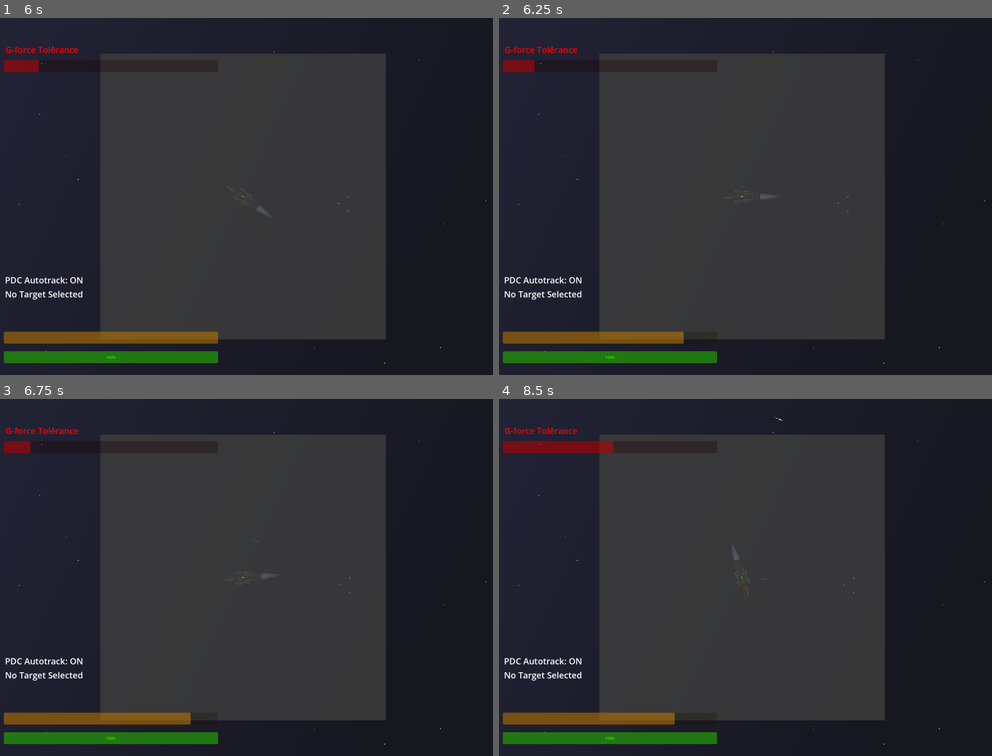
Above: before the commit, frames 1-4 (two rows, left to right).
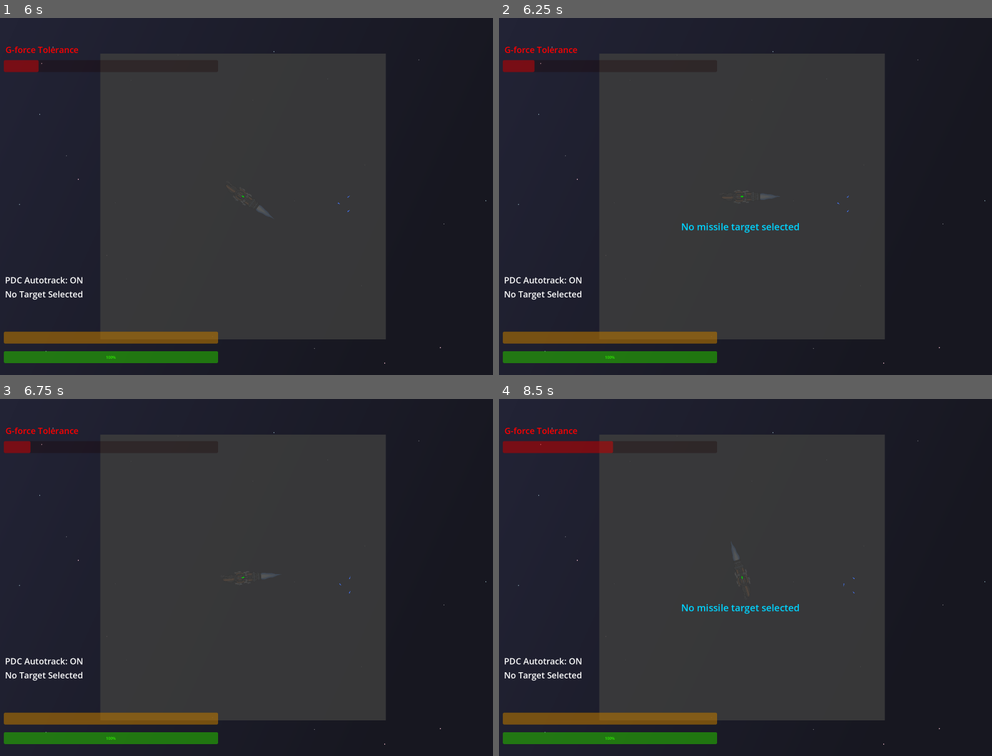
Above: after the commit, the same moments.

Repository: OxygenLithium/the-expanse-io-campaign
Game: Godot game, scene res://scenes/main.tscn
Same seed, same stepped clock (60 frames per second), same inputs: the game is played once before the commit and once after it.
Inputs (mouse positions are in pixels of both pictures, inside the frame that each line leads up to):
- Up to frame 1 (6 s): tap A (key_a) every 0.75 s from 0.5 to 4.25 s; move the mouse to (354, 178) at 0.52 s; press the mouse at (354, 178) at 0.53 s; hold Right (ui_right) 0.53-1.28 s; tap S (key_s) at 0.8, 1.35, 3.05, 5.3 s; move the mouse to (142, 214) at 1.27 s; release the mouse at (142, 214) at 1.28 s; hold Left (ui_left) 1.28-2.03 s; tap Space (key_space) at 1.55 s; move the mouse to (290, 117) at 2.02 s; hold Space (key_space) 2.03-2.78 s; hold Right (ui_right) 2.03-3.53 s; click (290, 117) at 2.3 s; move the mouse to (216, 267) at 2.77 s; click (216, 267) at 2.85 s; move the mouse to (394, 250) at 3.52 s; hold Space (key_space) 3.53-4.28 s; hold Left (ui_left) 3.53-5.78 s; tap = (key_+) at 3.6 s; move the mouse to (93, 142) at 4.27 s; tap - (key_-) at 4.35 s; click (93, 142) at 4.55 s; move the mouse to (266, 196) at 5.02 s; hold 1 (key_1) 5.03-5.78 s; move the mouse to (167, 107) at 5.77 s; hold Right (ui_right) from 5.78 s (still down); tap 2 (key_2) at 5.85 s
- Up to frame 2 (6.25 s): keep holding Right (ui_right); tap Space (key_space) at 6.05 s
- Up to frame 3 (6.75 s): keep holding Right (ui_right); move the mouse to (354, 559) at 6.52 s; hold 3 (key_3) from 6.53 s (still down)
- Up to frame 4 (8.5 s): click (853, 559) at 6.8 s; move the mouse to (641, 595) at 7.27 s; release 3 (key_3) at 7.28 s; tap 4 (key_4) at 7.35 s; tap S (key_s) at 7.55 s; move the mouse to (789, 498) at 8.02 s; release Right (ui_right) at 8.03 s; hold Left (ui_left) from 8.03 s (still down); hold 5 (key_5) from 8.03 s (still down); tap Space (key_space) at 8.3 s

Frame 1 is identical in both runs. In frame 2, 0.5% of the frame differs, in the area x 37-61%, y 46-92%; in frame 3, 0.2%; in frame 4, 0.5%, in the area x 35-61%, y 4-92%.

Commit message:
Added sounds

Diff:
--- a/scenes/game_map.tscn
+++ b/scenes/game_map.tscn
@@ -14,6 +14,10 @@
 
 [sub_resource type="LabelSettings" id="LabelSettings_4c6h0"]
 font_size = 36
+
+[sub_resource type="LabelSettings" id="LabelSettings_jbqy8"]
+font_size = 40
+font_color = Color(0, 0.831373, 1, 1)
 
 [sub_resource type="LabelSettings" id="LabelSettings_3dx7w"]
 font_size = 150
@@ -43,13 +47,14 @@
 script = ExtResource("6_qlvp1")
 metadata/_edit_use_anchors_ = true
 
-[node name="hud_canvas" type="CanvasLayer" parent="." node_paths=PackedStringArray("autotrack_label", "target_label", "health_bar", "missile_ammo_bar", "g_limit_bar")]
+[node name="hud_canvas" type="CanvasLayer" parent="." node_paths=PackedStringArray("autotrack_label", "target_label", "health_bar", "missile_ammo_bar", "g_limit_bar", "no_missile_target_warning")]
 script = ExtResource("7_n6ini")
 autotrack_label = NodePath("autotrack_label")
 target_label = NodePath("target_label")
 health_bar = NodePath("health_bar")
 missile_ammo_bar = NodePath("missile_ammo_bar")
 g_limit_bar = NodePath("g_limit_bar")
+no_missile_target_warning = NodePath("no_missile_target_warning")
 
 [node name="autotrack_label" type="Label" parent="hud_canvas"]
 offset_left = 50.0
@@ -110,6 +115,14 @@
 label_settings = SubResource("LabelSettings_4c6h0")
 metadata/_edit_use_anchors_ = true
 
+[node name="no_missile_target_warning" type="Label" parent="hud_canvas"]
+offset_left = 794.0
+offset_top = 849.0
+offset_right = 1292.0
+offset_bottom = 904.0
+text = "No missile target selected"
+label_settings = SubResource("LabelSettings_jbqy8")
+
 [node name="message_canvas" type="CanvasLayer" parent="." node_paths=PackedStringArray("missionFailedScreen", "missionAccomplishedScreen")]
 script = ExtResource("9_oukbg")
 missionFailedScreen = NodePath("Mission Failed")
--- a/scenes/ships/mcrn/player.tscn
+++ b/scenes/ships/mcrn/player.tscn
@@ -6,13 +6,19 @@
 [ext_resource type="Texture2D" uid="uid://ci6caan12shp0" path="res://sprites/ship_parts/common/minigun.png" id="3_8vxsh"]
 [ext_resource type="Texture2D" uid="uid://cd2vqhv12e31t" path="res://sprites/ship_parts/common/drive plume.png" id="4_heho3"]
 [ext_resource type="Script" path="res://scripts/ship_parts/common/drive_plume.gd" id="5_um53v"]
+[ext_resource type="AudioStream" uid="uid://cxb246wrvh1is" path="res://audio/ship_parts/common/pdc-[AudioTrimmer.com].mp3" id="7_rk6hi"]
+[ext_resource type="AudioStream" uid="uid://dcqu1ogkou3lr" path="res://audio/ship_parts/common/missile launch.mp3" id="8_iyh1h"]
+[ext_resource type="AudioStream" uid="uid://dfnjtavfa8ycr" path="res://audio/ship_parts/common/railgun hit.mp3" id="9_u5on8"]
 
 [sub_resource type="RectangleShape2D" id="RectangleShape2D_cweei"]
 size = Vector2(641.127, 136.366)
 
-[node name="player" type="CharacterBody2D"]
+[node name="player" type="CharacterBody2D" node_paths=PackedStringArray("PDC_sound_player", "missile_sound_player", "take_damage_sound_player")]
 collision_mask = 257
 script = ExtResource("1_4hx5q")
+PDC_sound_player = NodePath("PDCSoundPlayer")
+missile_sound_player = NodePath("MissileSoundPlayer")
+take_damage_sound_player = NodePath("TakeDamageRailgunSoundPlayer")
 
 [node name="pdc_pivot_upper_left" type="Node2D" parent="."]
 position = Vector2(13, -24)
@@ -77,3 +83,14 @@
 position = Vector2(-1.29044, -1.31253)
 scale = Vector2(0.209913, 0.209913)
 shape = SubResource("RectangleShape2D_cweei")
+
+[node name="PDCSoundPlayer" type="AudioStreamPlayer2D" parent="."]
+stream = ExtResource("7_rk6hi")
+playback_type = 1
+
+[node name="MissileSoundPlayer" type="AudioStreamPlayer2D" parent="."]
+stream = ExtResource("8_iyh1h")
+
+[node name="TakeDamageRailgunSoundPlayer" type="AudioStreamPlayer2D" parent="."]
+stream = ExtResource("9_u5on8")
+playback_type = 1
--- a/scripts/hud/hud_canvas.gd
+++ b/scripts/hud/hud_canvas.gd
@@ -5,11 +5,14 @@
 @export var health_bar : ProgressBar
 @export var missile_ammo_bar : ProgressBar
 @export var g_limit_bar : ProgressBar
+@export var no_missile_target_warning : Label
 
+var noMissileTargetWarningTimer = 0
 
 # Called when the node enters the scene tree for the first time.
 func _ready() -> void:
 	visible = true
+	no_missile_target_warning.visible = false
 
 func player_death():
 	visible = false
@@ -17,6 +20,13 @@
 func victory():
 	visible = false
 
+func noMissileTargetWarningOn():
+	no_missile_target_warning.visible = true
+	noMissileTargetWarningTimer = 15
+
 # Called every frame. 'delta' is the elapsed time since the previous frame.
 func _process(delta: float) -> void:
-	pass
+	if noMissileTargetWarningTimer > 0:
+		noMissileTargetWarningTimer -= 1
+	else:
+		no_missile_target_warning.visible = false
--- a/scripts/main.gd
+++ b/scripts/main.gd
@@ -1,5 +1,6 @@
 extends Node
 
+@export var audio_player : AudioStreamPlayer2D
 @export var map_canvas : CanvasLayer
 @export var hud_canvas : CanvasLayer
 @export var message_canvas : CanvasLayer
--- a/scripts/ships/mcrn/player.gd
+++ b/scripts/ships/mcrn/player.gd
@@ -2,6 +2,10 @@
 
 #Healthbar
 @onready var healthBar = get_parent().hud_canvas.health_bar
+
+@export var PDC_sound_player : AudioStreamPlayer2D
+@export var missile_sound_player : AudioStreamPlayer2D
+@export var take_damage_sound_player : AudioStreamPlayer2D
 
 var maxhealth = 100
 var missileReplenish = 1080
@@ -18,11 +22,14 @@
 	smallShipExplosionFile = load("res://scenes/projectiles/common/smallShipExplosion.tscn")
 	bulletMarkerFile = load("res://scenes/map/bullet_marker.tscn")
 
+	const RCSThrust = 450
+
 	health = maxhealth
 	healthBar.recalculate(health,maxhealth)
 
 func on_take_damage():
 	healthBar.recalculate(health,maxhealth)
+	take_damage_sound_player.play()
 
 func death():
 	$/root/Node.game_map.player_death()
@@ -101,6 +108,13 @@
 	if !target or !is_instance_valid(target):
 		target = null
 
+func shoot_PDC_audio():
+	if !PDC_sound_player.playing:
+		PDC_sound_player.play()
+
+func shoot_missile_audio():
+	missile_sound_player.play()
+
 func PDCFunctions():
 	if Input.is_action_just_pressed("key_t"):
 		PDCAutotrack = !PDCAutotrack
@@ -108,12 +122,18 @@
 			$/root/Node.game_map.hud_canvas.autotrack_label.text = "PDC Autotrack: ON"
 		else:
 			$/root/Node.game_map.hud_canvas.autotrack_label.text = "PDC Autotrack: OFF"
-	if PDCAutotrack && PDCTarget && shootCooldown == 0:
-		shoot_PDC()
-		shootCooldown = 3
-	if !PDCAutotrack && Input.is_action_pressed("click") && shootCooldown == 0:
-		shoot_PDC()
-		shootCooldown = 3
+	if PDCAutotrack && PDCTarget:
+		shoot_PDC_audio()
+		if shootCooldown == 0:
+			shoot_PDC()
+			shootCooldown = 3
+	elif !PDCAutotrack && Input.is_action_pressed("click"):
+		shoot_PDC_audio()
+		if shootCooldown == 0:
+			shoot_PDC()
+			shootCooldown = 3
+	else:
+		PDC_sound_player.stop()
 
 	if PDCTarget and !is_instance_valid(PDCTarget):
 		PDCTarget = getPDCTarget($/root/Node.game_map.UNNShips, 12)
@@ -128,9 +148,13 @@
 
 func missileFunctions():
 	if Input.is_action_pressed("key_space") && missileCooldown == 0 && missileReplenish > 180:
-		shoot_missile()
-		missileCooldown = 15
-		missileReplenish -= 180
+		if target:
+			shoot_missile()
+			shoot_missile_audio()
+			missileCooldown = 15
+			missileReplenish -= 180
+		else:
+			get_parent().hud_canvas.noMissileTargetWarningOn()
 
 	if missileCooldown > 0:
 		missileCooldown -= 1
Not shown, added: audio/ship_parts/common/missile launch.mp3.import
Not shown, added: audio/ship_parts/common/pdc-[AudioTrimmer.com].mp3.import
Not shown, added: audio/ship_parts/common/railgun hit.mp3.import
Not shown: 1 places in scenes/game_map.tscn that only renumber resources
Not shown: 1 places in scenes/ships/mcrn/player.tscn that only renumber resources
Not shown, added: audio/ship_parts/common/missile launch.mp3
Not shown, added: audio/ship_parts/common/pdc-[AudioTrimmer.com].mp3
Not shown, added: audio/ship_parts/common/railgun hit.mp3
